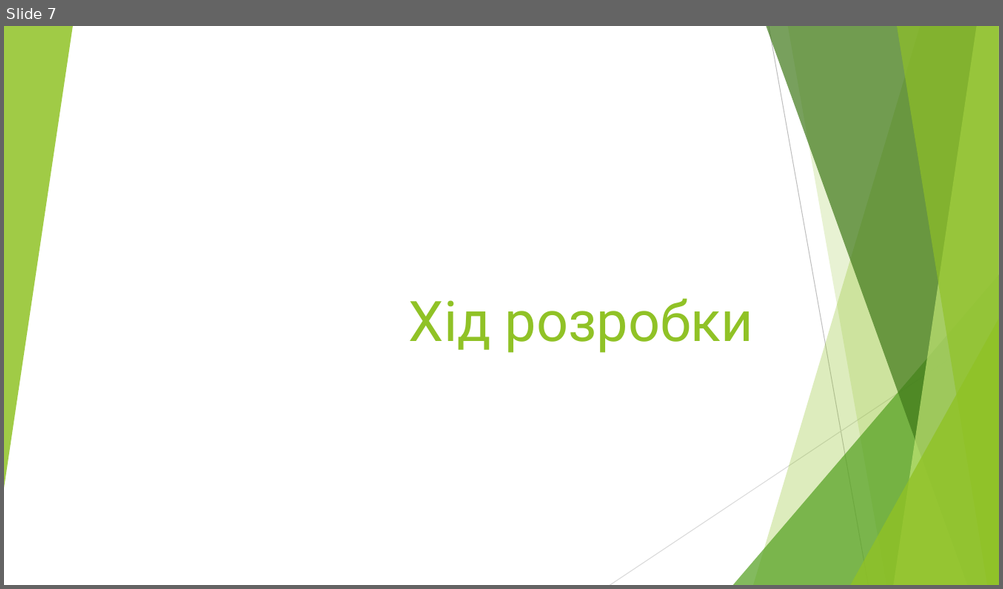
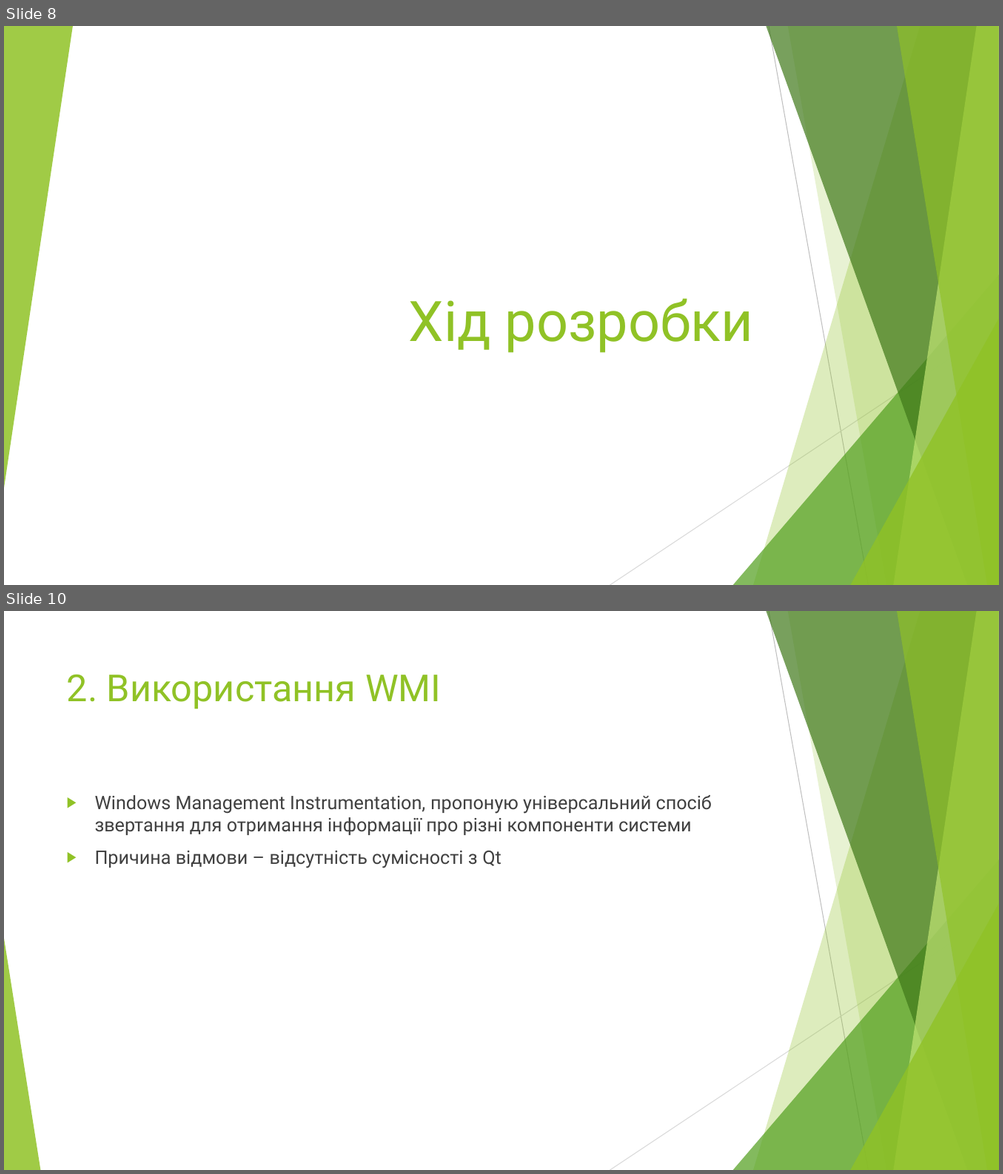
Before and after one commit to BohdanRozov/Boida27, a slide deck: Курсова робота на тему.pptx. Shown one above the other, each under a label of ours: slide 7 before the commit, slides 8 and 10 after it; the slides between them are not shown. The pictures are 1003x589 and 1003x1174 pixels, drawn with LibreOffice and Linux fonts; fonts in the diff are those of the drawing. Boxes give left, top, right and bottom in pixels: in the first picture for what was removed or moved away, otherwise in the second. Text is boxed around its words. In the diff, an @@ line names an element or a change of style, - is before the commit and + after.

```diff
--- a/Курсова робота на тему.pptx
+++ b/Курсова робота на тему.pptx
@@ slide 10 added at [4, 611, 999, 1170], background #FFFFFF; not listed: 9 template elements that a slide beside it also shows @@
@@ title added at [67, 674, 441, 709], 36 pt, text #90C226 @@
+2. Використання WMI
@@ text added at [95, 795, 711, 869], 18 pt, text #404040 @@
+▶ Windows Management Instrumentation, пропоную універсальний спосіб звертання для отримання інформації про різні компоненти системи
+▶ Причина відмови – відсутність сумісності з Qt
@@ triangle added at [4, 939, 40, 1170], fill #90C226 at 85% opacity @@
@@ what was slide 7 is now slide 8 @@
```
Also in this commit, not shown: 3 slides changed, 2 other slides added.
